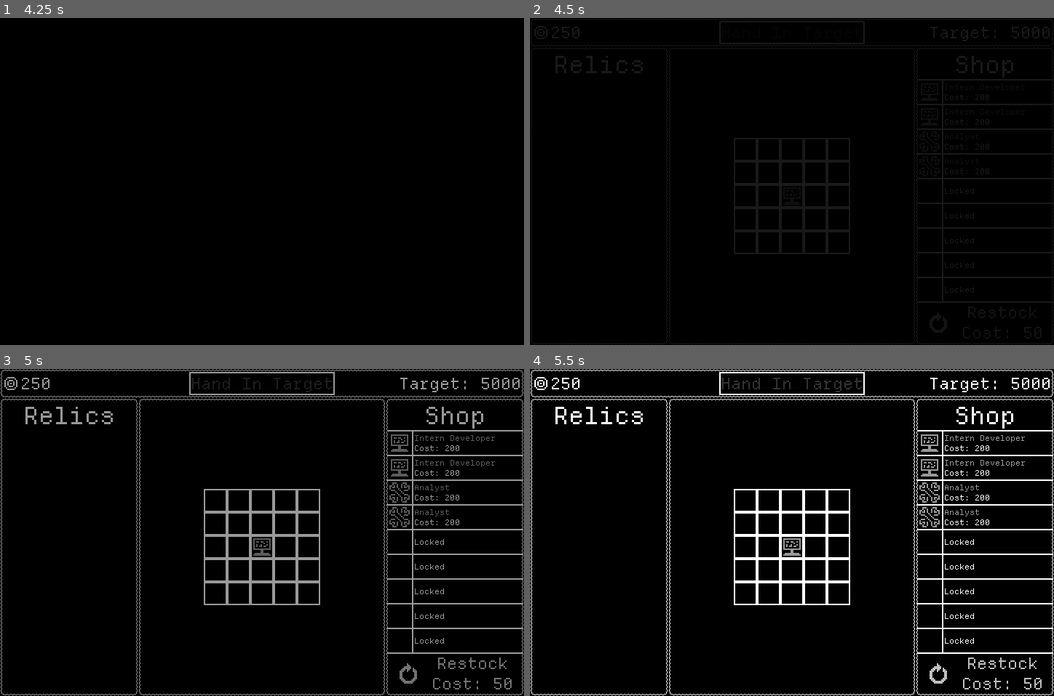
Above: before the commit, frames 1-4 (two rows, left to right).
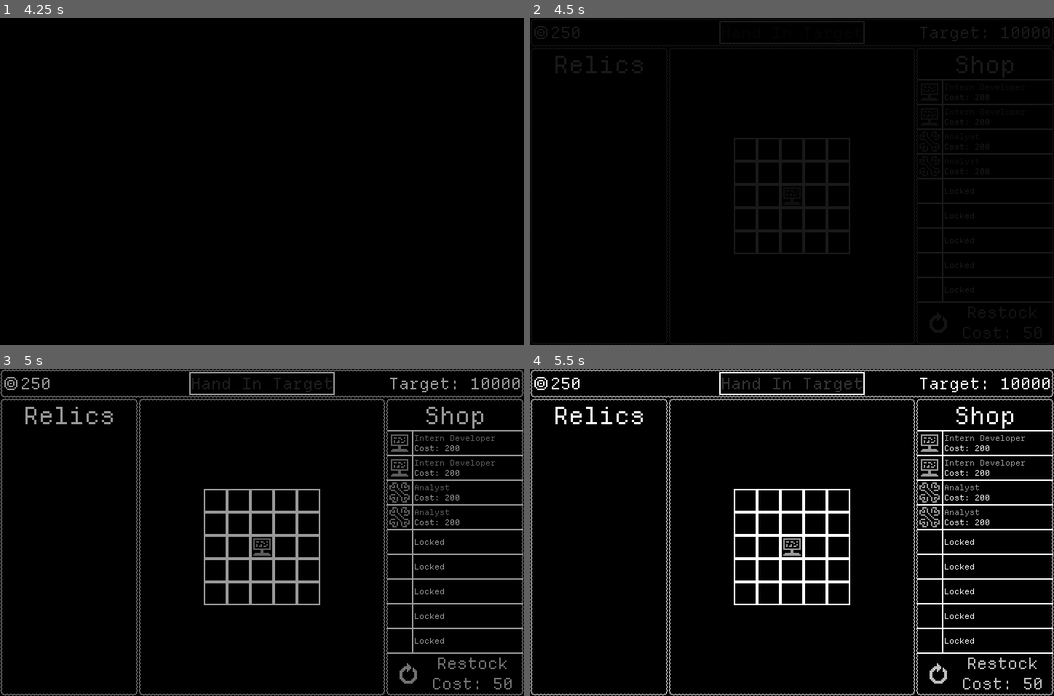
Above: after the commit, the same moments.

Repository: GemDust0/TooBigToFail
Game: Godot game, scene res://Scenes/Cutscenes/EmployeeBad.tscn
The game is run twice, just before and just after one commit, with the same random seed, the same clock (stepped at 60 frames per second) and the same inputs. This scene is started directly instead of the project's main scene.
Inputs (mouse positions are in pixels of both pictures, inside the frame that each line leads up to):
- Up to frame 1 (4.25 s): tap Enter (enter) at 0.5, 2, 3.5 s; move the mouse to (377, 165) at 0.52 s; hold Enter (enter) 0.53-1.28 s; click (377, 165) at 0.67 s; tap Space at 1.25 s; move the mouse to (157, 197) at 1.27 s; click (157, 197) at 1.35 s; move the mouse to (314, 109) at 2.02 s; hold Enter (enter) 2.03-2.78 s; click (314, 109) at 2.17 s; move the mouse to (235, 246) at 2.77 s; click (235, 246) at 2.85 s; move the mouse to (419, 230) at 3.52 s; hold Enter (enter) from 3.53 s (still down); click (419, 230) at 3.67 s
- Up to frame 2 (4.5 s): tap Space at 4.25 s; move the mouse to (634, 132) at 4.27 s; release Enter (enter) at 4.28 s; click (634, 132) at 4.35 s
- Up to frame 3 (5 s): no input
- Up to frame 4 (5.5 s): move the mouse to (818, 532) at 5.02 s; hold Enter (enter) from 5.03 s (still down); click (818, 532) at 5.17 s

Frame 1 is identical in both runs. In frame 2, 0.2% of the frame differs, in the area x 74-94%, y 2-8%; in frame 3, 0.2%; in frame 4, 0.2%.

Commit message:
Allow self-synergy

Diff:
--- a/Scripts/CorporateSim.gd
+++ b/Scripts/CorporateSim.gd
@@ -9,7 +9,7 @@
 		money = value
 		moneyLabel.text = str(money)
 		money_changed.emit(money)
-var targets: Array[int] = [5000, 50000, 250000, 1000000, 10000000]
+var targets: Array[int] = [10000, 100000, 500000, 2000000, 100000000]
 
 @onready var grid: EmployeeGrid = $PanelContainer/EmployeeGrid
 @onready var moneyLabel: Label = $HUD/MoneyCount
--- a/Scripts/EmployeeGrid.gd
+++ b/Scripts/EmployeeGrid.gd
@@ -202,7 +202,7 @@
 	var speed_mult: float = 1.0
 	var synergyData: SynergyApplication = SynergyApplication.new()
 	for slot: EmployeeContainer in grid.values():
-		if slot.employee != null && slot.employee != employee:
+		if slot.employee != null:
 			synergyData.apply_employee_synergies(slot.employee, employee)
 	production_worth = roundi((production_worth + synergyData.flatValue) * synergyData.multValue)
 	speed_mult = (speed_mult + synergyData.flatTime) * synergyData.multTime
